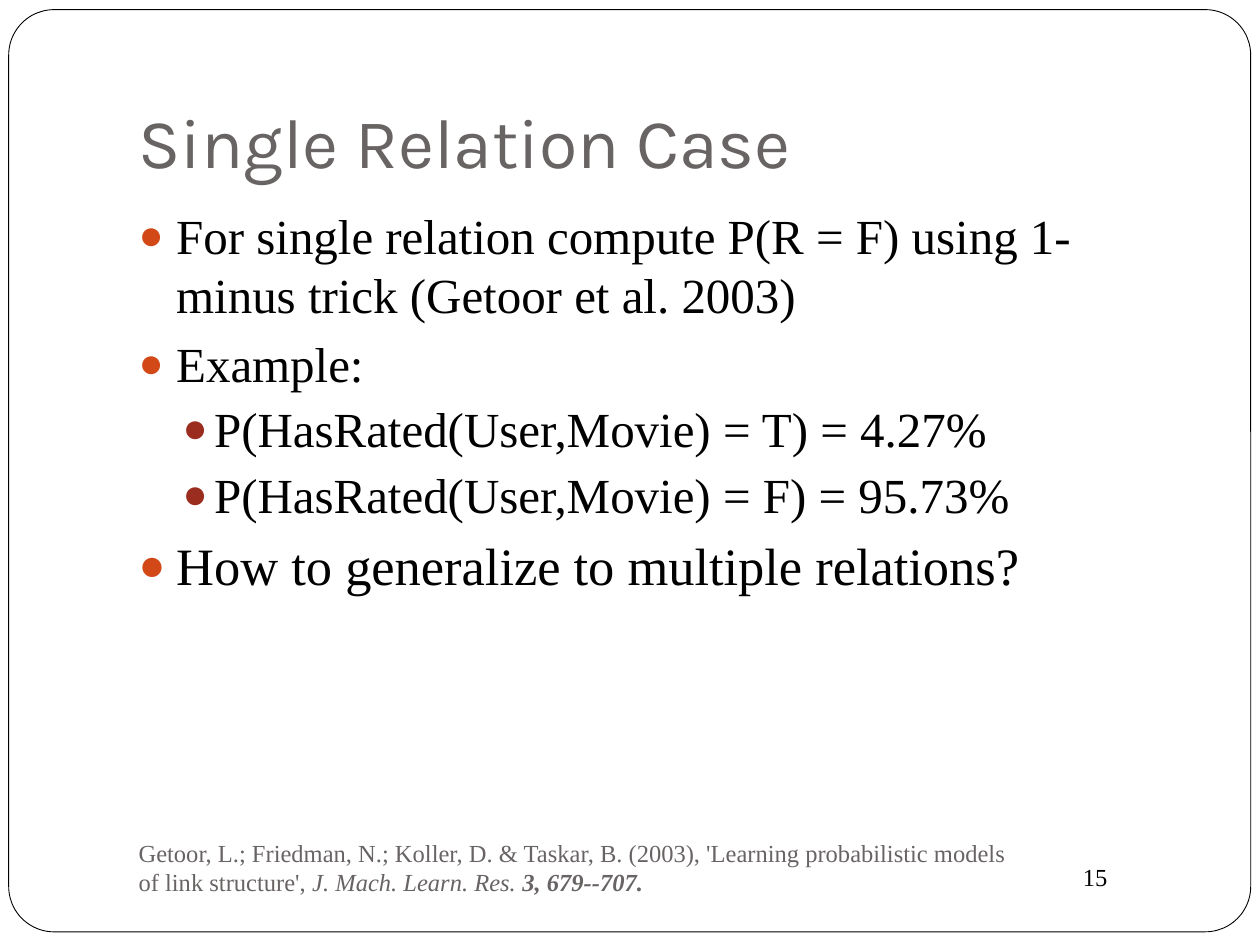
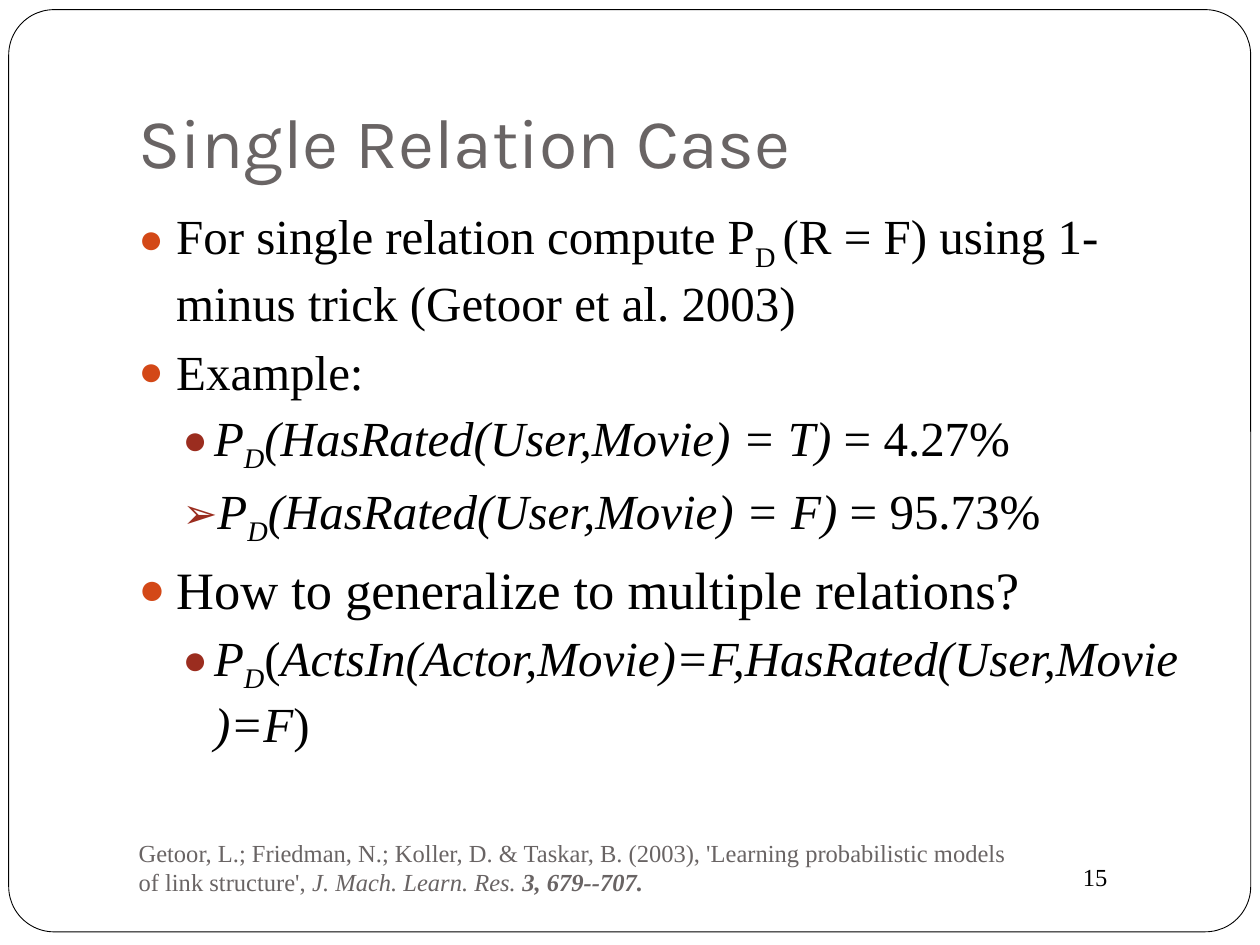
Before and after one commit to oschulte/srl-tutorial-slides, a slide deck: slide 15 of ch3-par-learning.pptx. Drawn at 1260x945 pixels with LibreOffice and Linux fonts; fonts in the diff are those of the drawing. Boxes give left, top, right and bottom in pixels: in the first picture for what was removed or moved away, otherwise in the second. Text is boxed around its words. In the diff, an @@ line names an element or a change of style, - is before the commit and + after.

```diff
--- a/ch3-par-learning.pptx
+++ b/ch3-par-learning.pptx
@@ text at <box>176,220,1099,331</box>: text changed @@
-● For single relation compute P(R = F) using 1-minus trick (Getoor et al. 2003)
+● For single relation compute PD (R = F) using 1-minus trick (Getoor et al. 2003)
@@ text at <box>264,422,1041,539</box>: text changed; italic on @@
-  ● P(HasRated(User,Movie) = T) = 4.27%
-  ● P(HasRated(User,Movie) = F) = 95.73%
+  ● PD(HasRated(User,Movie) = T) = 4.27%
+  ➢ PD(HasRated(User,Movie) = F) = 95.73%
@@ text at <box>214,642,1178,752</box>: paragraph added @@
+  ● PD(ActsIn(Actor,Movie)=F,HasRated(User,Movie)=F)
```
Also in this commit, not shown: 3 other slides changed, 4 other files.
